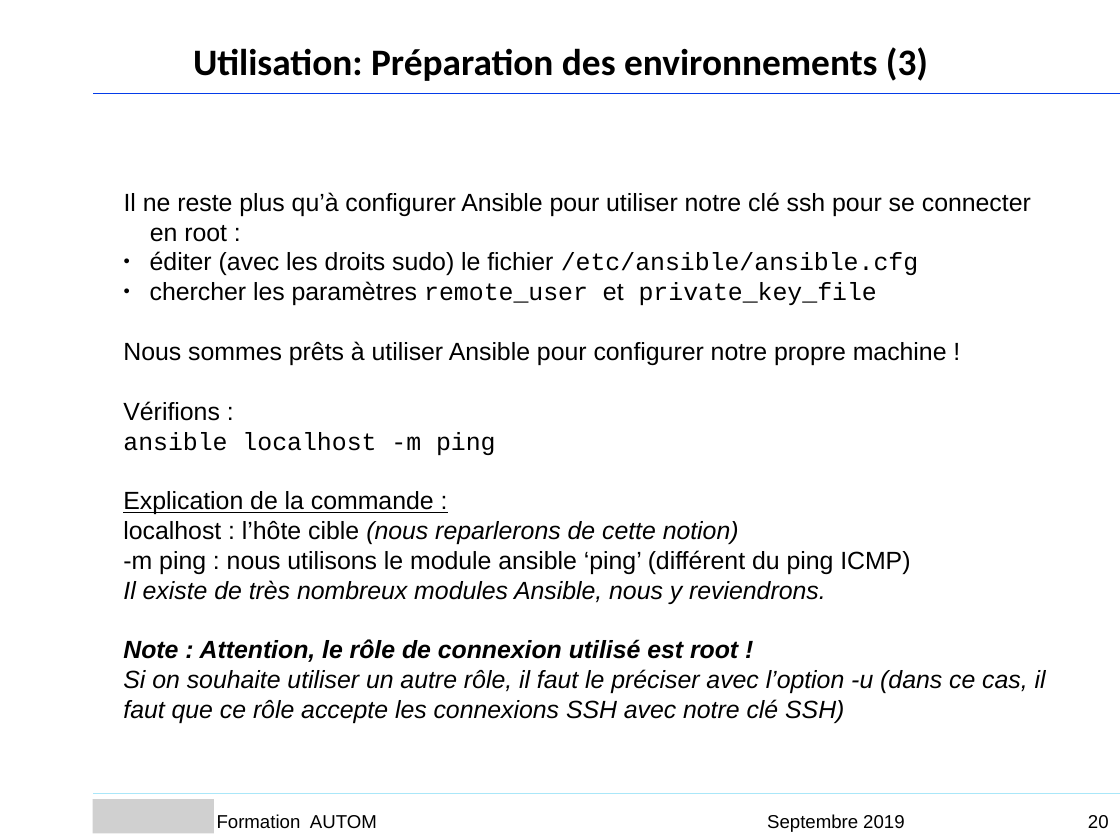
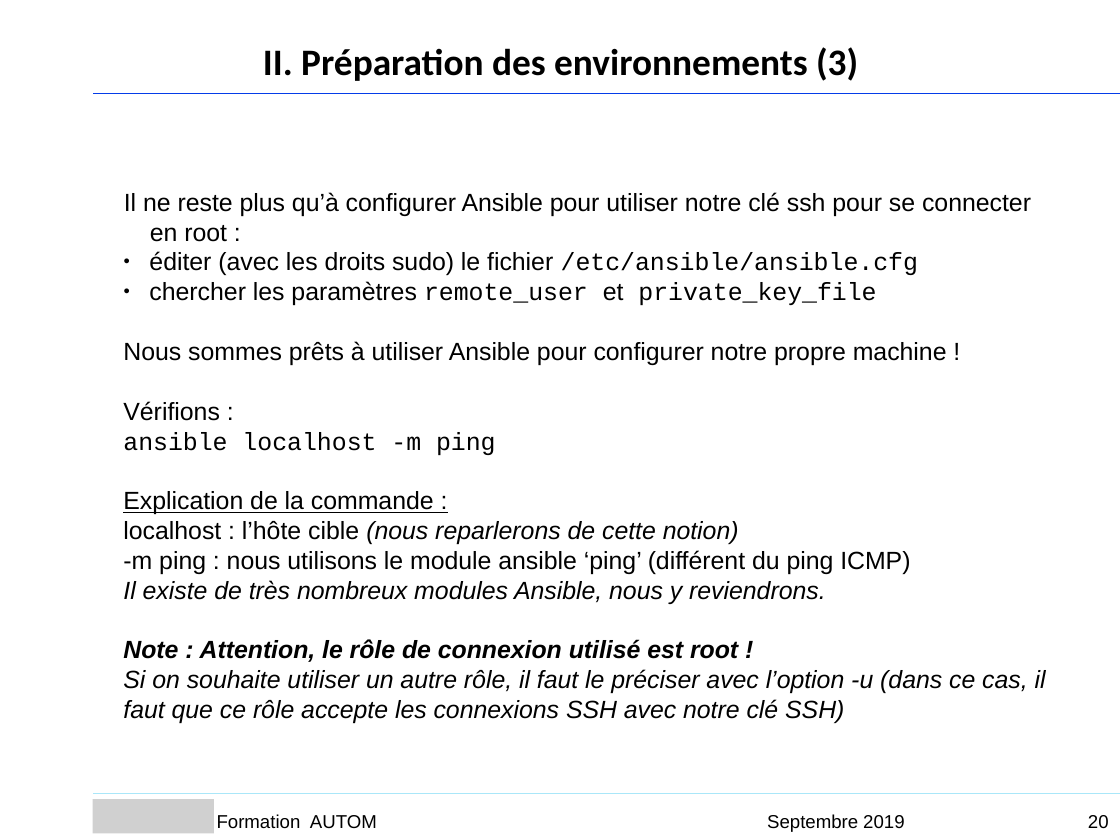
Before and after one commit to Sputnik93/cours_ansible, a slide deck: slide 19 of Ansible_support_cours_AGO.ppt. Drawn at 1120x840 pixels with LibreOffice and Linux fonts; fonts in the diff are those of the drawing; grey boxes stand for pictures; background and template pictures are left out. Boxes give left, top, right and bottom in pixels: in the first picture for what was removed or moved away, otherwise in the second. Text is boxed around its words. In the diff, an @@ line names an element or a change of style, - is before the commit and + after.

```diff
--- a/Ansible_support_cours_AGO.ppt
+++ b/Ansible_support_cours_AGO.ppt
@@ text at (263, 47, 858, 81): text changed @@
-Utilisation: Préparation des environnements (3)
+II. Préparation des environnements (3)
```
Also in this commit, not shown: 32 other slides changed, 1 slide removed.
